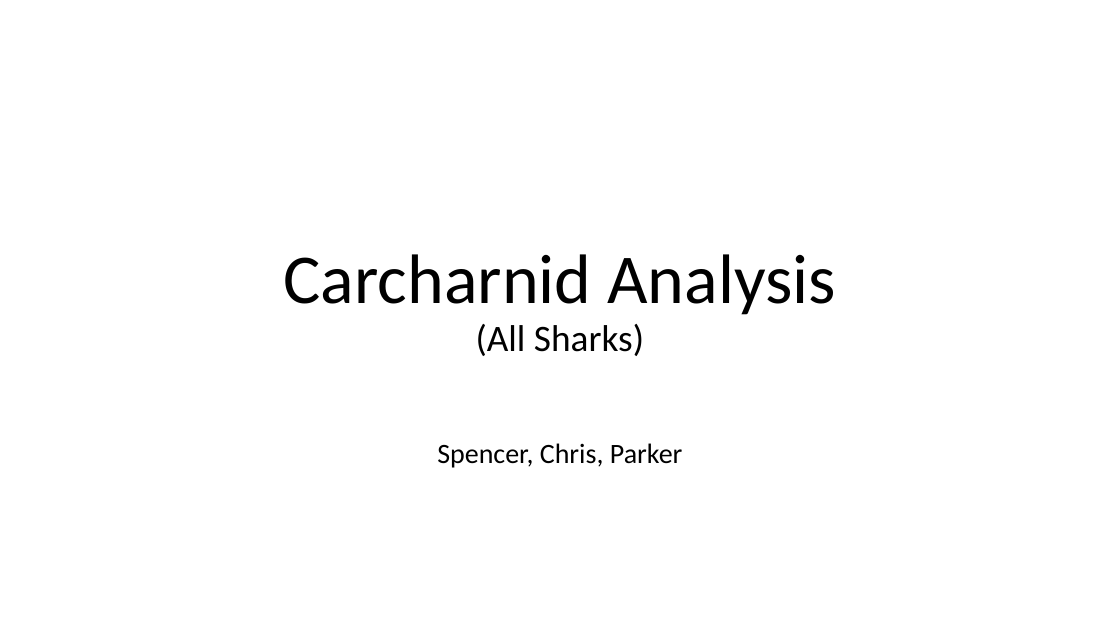
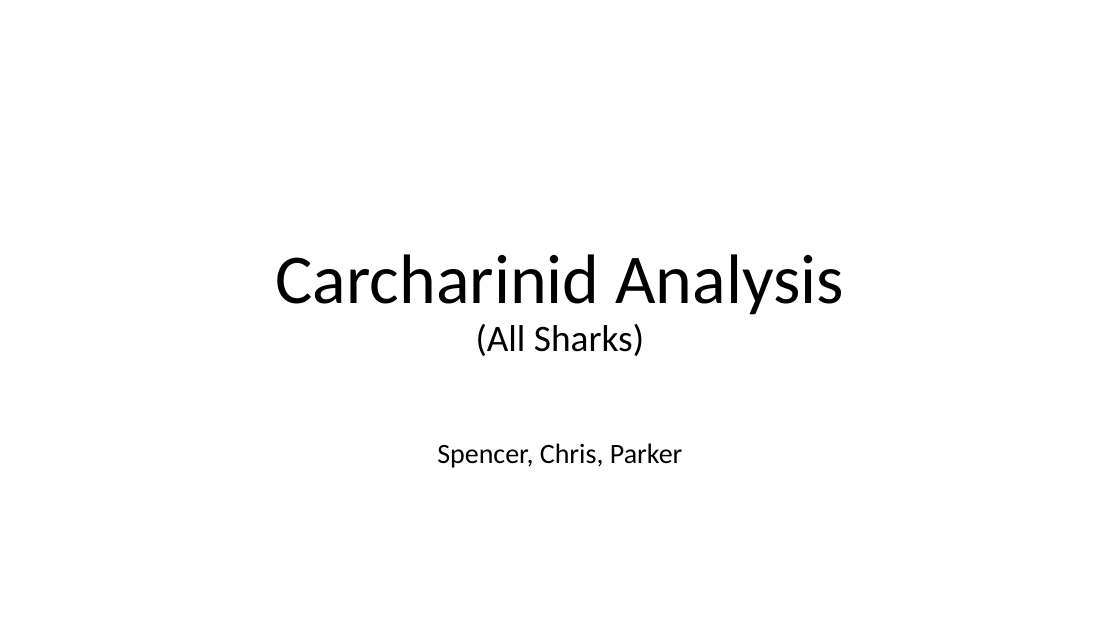
Before and after one commit to Data-Science-in-Business-Fall-2020/final-project-spencer_parker_chris, a slide deck: slide 1 of Carcharnid_Analysis_Presentation.pptx. Drawn at 1120x630 pixels with LibreOffice and Linux fonts; fonts in the diff are those of the drawing. Boxes give left, top, right and bottom in pixels: in the first picture for what was removed or moved away, otherwise in the second. Text is boxed around its words. In the diff, an @@ line names an element or a change of style, - is before the commit and + after.

Commit message:
Minor changes to powerpoint again

```diff
--- a/Carcharnid_Analysis_Presentation.pptx
+++ b/Carcharnid_Analysis_Presentation.pptx
@@ title at bbox=[276, 254, 844, 356]: text changed @@
-Carcharnid Analysis
-(All Sharks)
+Carcharinid Analysis
+(All Sharks)
```
Also in this commit, not shown: 1 other file.
